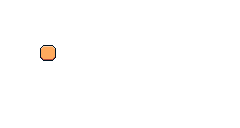
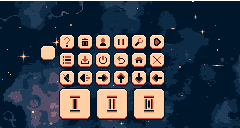
Two versions of the same layered image (240 x 128). Layer-by-layer changes:
added group "Hover" with 22 layers above "Buttons" over [0, 1, 240, 128]
added layer "Module_one" (1st of 2, in "Hover") in group "Hover" over [0, 1, 240, 128]
added layer "Authors" (1st of 2, in "Hover") in group "Hover" over [0, 1, 240, 128]
added layer "Pause" (1st of 2, in "Hover") in group "Hover" over [16, 1, 240, 128]
added layer "Start" (1st of 2, in "Hover") in group "Hover" over [54, 1, 240, 128]
added layer "Home" (1st of 2, in "Hover") in group "Hover" over [36, 1, 228, 128]
added layer "Back" (1st of 2, in "Hover") in group "Hover" over [18, 1, 210, 128]
added layer "Exit" (1st of 2, in "Hover") in group "Hover" over [54, 1, 240, 128]
added layer "Settings" (1st of 2, in "Hover") in group "Hover" over [36, 1, 228, 128]
added layer "Arrow_left" (1st of 2, in "Hover") in group "Hover" over [54, 7, 240, 128]
added layer "Arrow_bottom" (1st of 2, in "Hover") in group "Hover" over [36, 7, 228, 128]
added layer "Arrow_top" (1st of 2, in "Hover") in group "Hover" over [18, 7, 210, 128]
added layer "Arrow_right" (1st of 2, in "Hover") in group "Hover" over [0, 7, 192, 128]
added layer "Save" (1st of 2, in "Hover") in group "Hover" over [0, 1, 174, 128]
added layer "Sound_on" (1st of 2, in "Hover") in group "Hover" over [0, 7, 174, 128]
added layer "Sound_off" (1st of 2, in "Hover") in group "Hover" over [0, 7, 156, 128]
added layer "Turn_off" (1st of 2, in "Hover") in group "Hover" over [0, 1, 192, 128]
added layer "Score" (1st of 2, in "Hover") in group "Hover" over [0, 1, 156, 128]
added layer "Help" (1st of 2, in "Hover") in group "Hover" over [0, 1, 156, 128]
added layer "Empty" (1st of 2, in "Hover") in group "Hover" over [0, 1, 137, 128]
moved "Empty" (2nd of 2, in "Buttons") into group "Buttons" over [0, 1, 137, 128]
showed "Copy of Space_background_2.png", painted on it over [0, 1, 240, 128]
…and 3 more changes (3 added)
